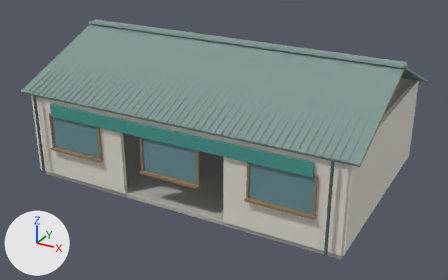
Renders of the glTF model assets/models/coastal_detail/post.glb from each side of a commit.
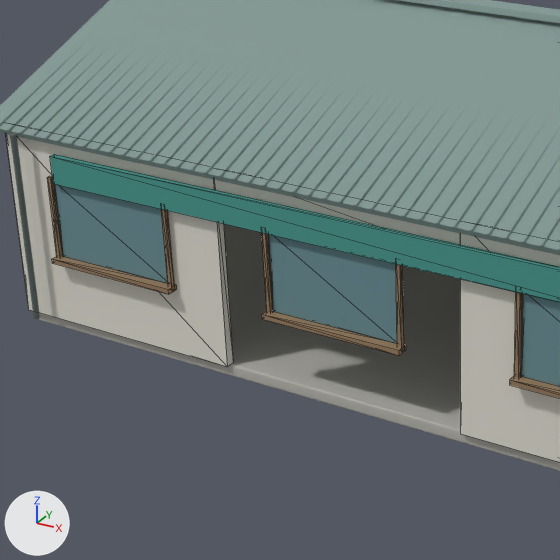
Each version is shown whole from a 50 mm lens placed at (10.47, -19.44, 10.62), pointed at (0.1, -0.58, 1.19), then close up on the part from 6% to 59% of the width and 14% to 98% of the height. The lights are fixed; the arrows at lower left show +X, +Y and +Z. The older version's two pictures come first. The close-ups show mesh edges as thin lines. Where no turn or scale is listed for an object, it has been applied to the vertices. Vertices at exactly the same position are counted once.

Objects in the first close-up: 'concrete', 'glass', 'plaster', 'roof', 'steel', 'teal', 'wood'.
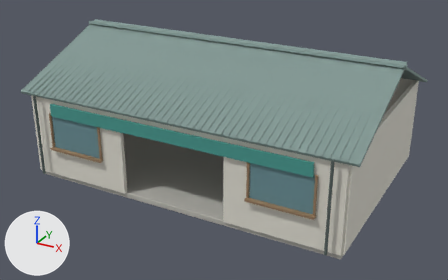
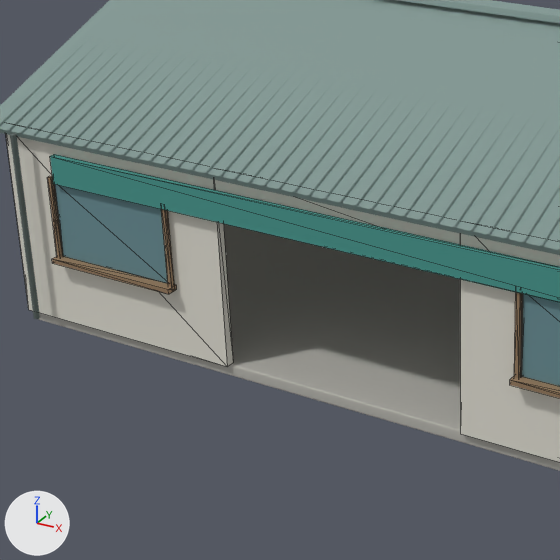
Edits to the bpy script that builds the scene:
```text
Change me_cube_134:
    used by ob_glass; location = (-4.0, -4.09, 1.8)
    remove me_cube_134.from_pydata(...)  # 24 vertices, 36 faces; spans x -1.05..9.05, y -0.03..0.03, z -0.62..0.62
    add me_cube_134.from_pydata(...)  # 16 vertices, 24 faces; spans x -1.05..9.05, y -0.03..0.03, z -0.62..0.62
    me_cube_134 part 1: the loose piece of 8 vertices spanning x 2.95..5.05, y -0.03..0.03, z -0.62..0.62 is deleted
Change me_cube_137:
    used by ob_wood; location = (-4.0, -4.17, 1.13)
    remove me_cube_137.from_pydata(...)  # 72 vertices, 108 faces; spans x -1.15..9.15, y -0.09..0.09, z -0.04..1.37
    add me_cube_137.from_pydata(...)  # 48 vertices, 72 faces; spans x -1.15..9.15, y -0.09..0.09, z -0.04..1.37
    me_cube_137 part 2: the loose piece of 8 vertices spanning x 2.87..2.94, y 0.0..0.06, z -0.03..1.37 is deleted
    me_cube_137 part 3: the loose piece of 8 vertices spanning x 5.07..5.13, y 0.0..0.06, z -0.03..1.37 is deleted
    me_cube_137 part 4: the loose piece of 8 vertices spanning x 2.85..5.15, y -0.09..0.09, z -0.04..0.04 is deleted
```

Boxes (x1, y1, x2, y2) around the edits, measured in the close-ups (560 x 560 px):
part 1 of me_cube_134, deleted (cyan): before (269, 234, 397, 343)
part 2 of me_cube_137, deleted (brown): before (262, 233, 273, 313)
part 3 of me_cube_137, deleted (brown): before (396, 264, 404, 347)
part 4 of me_cube_137, deleted (brown): before (262, 311, 406, 355)
